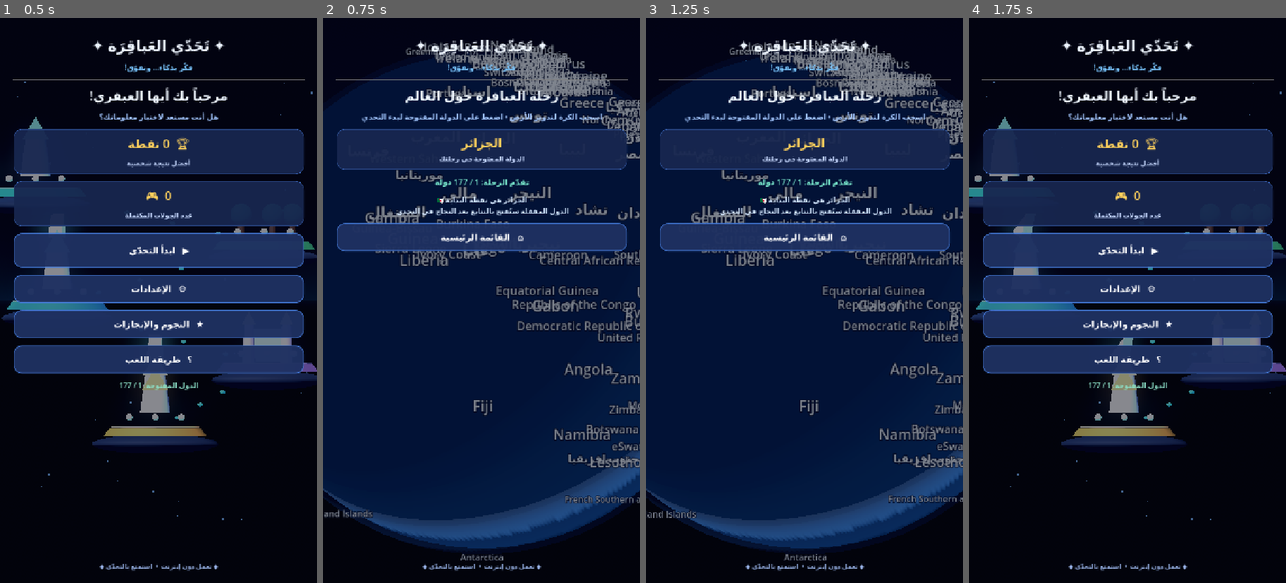
Above: before the commit, frames 1-4 (left to right).
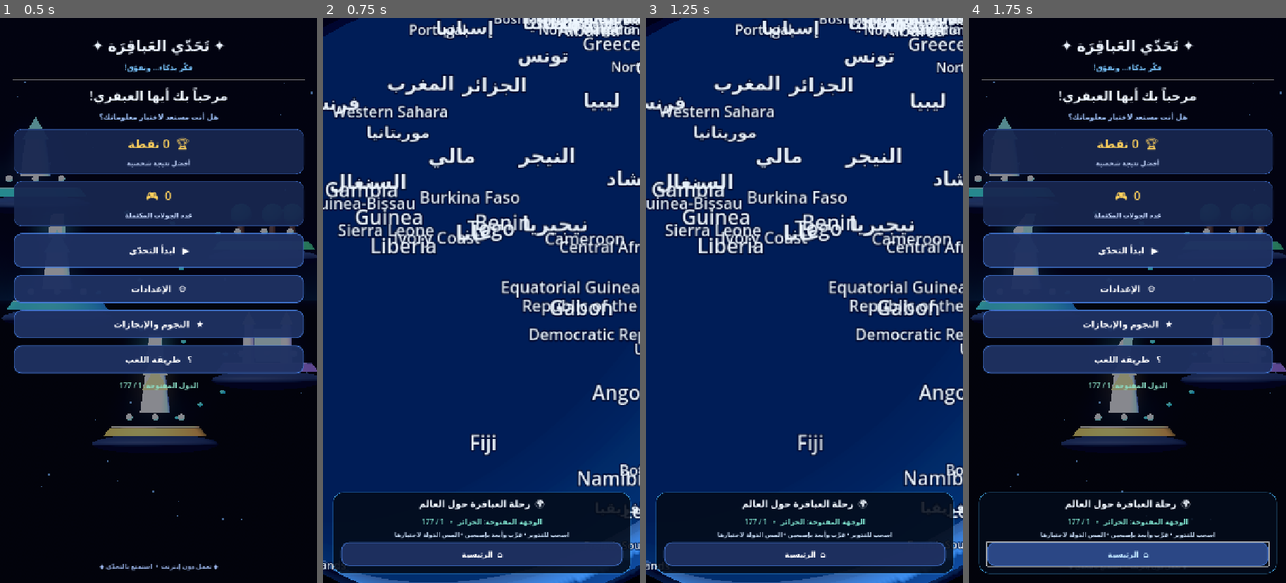
Above: after the commit, the same moments.

Repository: mahdialloui01-art/challenge-
Game: Godot game, scene res://scenes/main.tscn
Two runs of this game, one before a commit and one after it. Both use one fixed random seed, a clock stepped at 60 frames per second and the inputs below.
Inputs:
- Up to frame 1 (0.5 s): no input
- Up to frame 2 (0.75 s): click "▶ ابدأ التحدّي" at 0.5 s
- Up to frame 3 (1.25 s): no input
- Up to frame 4 (1.75 s): click "⌂ القائمة الرئيسية" (after the commit: "⌂ الرئيسية") at 1.25 s

Frame 1 is identical in both runs. In frame 2, 89% of the frame differs, in the area x 0-100%, y 0-100%; in frame 3, 89%; in frame 4, 5.5%.

Commit message:
Redesign globe screen HUD and add 3D aircraft arrival sequence

Diff:
--- a/scripts/main.gd
+++ b/scripts/main.gd
@@ -39,6 +39,8 @@
 
 var content: VBoxContainer
 var interface_root: Control
+var interface_margin: Control
+var globe_hud: Control
 var footer_label: Label
 var progress_label: Label
 var score_label: Label
@@ -414,6 +416,7 @@
     root.add_child(tint)
 
     var margin := MarginContainer.new()
+    interface_margin = margin
     margin.set_anchors_and_offsets_preset(Control.PRESET_FULL_RECT)
     margin.add_theme_constant_override("margin_left", 30)
     margin.add_theme_constant_override("margin_right", 30)
@@ -613,7 +616,7 @@
     if world_camera != null:
         if enabled:
             world_camera.projection = Camera3D.PROJECTION_PERSPECTIVE
-            world_camera.position = Vector3(0, 0, 9.2)
+            world_camera.position = Vector3(0, 0, 7.6)
             world_camera.fov = 43.0
         else:
             world_camera.projection = Camera3D.PROJECTION_ORTHOGONAL
@@ -624,6 +627,10 @@
             backdrop.visible = not enabled
     if world_globe != null:
         world_globe.visible = enabled
+    if interface_margin != null:
+        interface_margin.visible = not enabled
+    if interface_root != null and interface_root.get_child_count() > 0:
+        interface_root.get_child(0).visible = not enabled
 
 func _show_world_map() -> void:
     _clear_content()
@@ -634,25 +641,57 @@
         add_child(world_globe)
     world_globe.set_progress(unlocked_country_index)
     world_globe.visible = true
-    _add_heading("رحلة العباقرة حول العالم", "اسحب الكرة لتدوير الأرض • اضغط على الدولة المفتوحة لبدء التحدي")
+    if globe_hud != null and is_instance_valid(globe_hud):
+        globe_hud.queue_free()
+    globe_hud = PanelContainer.new()
+    globe_hud.set_anchors_preset(Control.PRESET_BOTTOM_WIDE)
+    globe_hud.offset_left = 22
+    globe_hud.offset_right = -22
+    globe_hud.offset_top = -206
+    globe_hud.offset_bottom = -22
+    globe_hud.mouse_filter = Control.MOUSE_FILTER_STOP
+    var hud_style := StyleBoxFlat.new()
+    hud_style.bg_color = Color(0.015, 0.045, 0.10, 0.88)
+    hud_style.border_color = Color(0.25, 0.62, 0.86, 0.78)
+    hud_style.set_border_width_all(1)
+    hud_style.set_corner_radius_all(22)
+    hud_style.content_margin_left = 18
+    hud_style.content_margin_right = 18
+    hud_style.content_margin_top = 12
+    hud_style.content_margin_bottom = 12
+    globe_hud.add_theme_stylebox_override("panel", hud_style)
+    var hud_box := VBoxContainer.new()
+    hud_box.add_theme_constant_override("separation", 7)
+    globe_hud.add_child(hud_box)
+    var title := Label.new()
+    title.text = "🌍  رحلة العباقرة حول العالم"
+    title.horizontal_alignment = HORIZONTAL_ALIGNMENT_CENTER
+    title.add_theme_font_size_override("font_size", 21)
+    title.add_theme_color_override("font_color", Color("#f1f7ff"))
+    hud_box.add_child(title)
     var next_country: String = str(world_globe.get_route_country_name(unlocked_country_index))
-    _add_stat_card("الدولة المفتوحة في رحلتك", next_country)
-    var progress_label := Label.new()
-    progress_label.text = "تقدّم الرحلة: %d / 177 دولة" % (unlocked_country_index + 1)
-    progress_label.horizontal_alignment = HORIZONTAL_ALIGNMENT_CENTER
-    progress_label.add_theme_font_size_override("font_size", 18)
-    progress_label.add_theme_color_override("font_color", Color("#78e6cb"))
-    content.add_child(progress_label)
+    var progress := Label.new()
+    progress.text = "الوجهة المفتوحة: %s   •   %d / 177" % [next_country, unlocked_country_index + 1]
+    progress.horizontal_alignment = HORIZONTAL_ALIGNMENT_CENTER
+    progress.add_theme_font_size_override("font_size", 16)
+    progress.add_theme_color_override("font_color", Color("#82e7d2"))
+    hud_box.add_child(progress)
     var hint := Label.new()
-    hint.text = "الجزائر هي نقطة البداية 🇩🇿\nالدول المقفلة ستُفتح بالتتابع بعد النجاح في التحدي."
+    hint.text = "اسحب للتدوير • قرّب وأبعد بإصبعين • المس الدولة لاختيارها"
     hint.horizontal_alignment = HORIZONTAL_ALIGNMENT_CENTER
-    hint.autowrap_mode = TextServer.AUTOWRAP_WORD_SMART
-    hint.add_theme_font_size_override("font_size", 16)
-    hint.add_theme_color_override("font_color", Color("#d5e8ff"))
-    content.add_child(hint)
-    var home := _make_button("⌂   القائمة الرئيسية")
+    hint.add_theme_font_size_override("font_size", 14)
+    hint.add_theme_color_override("font_color", Color("#c5d9f2"))
+    hud_box.add_child(hint)
+    var actions := HBoxContainer.new()
+    actions.add_theme_constant_override("separation", 10)
+    hud_box.add_child(actions)
+    var home := _make_button("⌂  الرئيسية")
+    home.size_flags_horizontal = Control.SIZE_EXPAND_FILL
+    home.custom_minimum_size.y = 54
+    home.add_theme_font_size_override("font_size", 17)
     home.pressed.connect(_show_main_menu)
-    content.add_child(home)
+    actions.add_child(home)
+    interface_root.add_child(globe_hud)
 
 func _on_country_tapped(index: int, code: String, name: String, unlocked: bool) -> void:
     if unlocked and index >= 0 and index <= unlocked_country_index:
@@ -698,7 +737,8 @@
 
     var sky := ColorRect.new()
     sky.set_anchors_and_offsets_preset(Control.PRESET_FULL_RECT)
-    sky.color = Color(0.008, 0.018, 0.052, 0.98)
+    sky.color = Color(0.008, 0.018, 0.052, 0.12)
+    sky.mouse_filter = Control.MOUSE_FILTER_IGNORE
     flight_layer.add_child(sky)
 
     var glow := ColorRect.new()
@@ -726,27 +766,62 @@
     flight_status.add_theme_color_override("font_color", Color(0.48, 0.82, 1.0))
     flight_layer.add_child(flight_status)
 
-    var aircraft := Label.new()
-    aircraft.text = "✈"
-    aircraft.position = Vector2(-150, 570)
-    aircraft.size = Vector2(150, 110)
-    aircraft.horizontal_alignment = HORIZONTAL_ALIGNMENT_CENTER
-    aircraft.vertical_alignment = VERTICAL_ALIGNMENT_CENTER
-    aircraft.add_theme_font_size_override("font_size", 76)
-    aircraft.add_theme_color_override("font_color", Color(0.95, 0.98, 1.0))
-    flight_layer.add_child(aircraft)
+    var aircraft := _make_cinematic_aircraft()
+    aircraft.position = Vector3(-8.5, 1.8, 0.0)
+    aircraft.scale = Vector3(0.28, 0.28, 0.28)
+    add_child(aircraft)
 
     var tween := create_tween()
     tween.set_parallel(true)
-    tween.tween_property(aircraft, "position", Vector2(720, 330), 2.1).set_trans(Tween.TRANS_CUBIC).set_ease(Tween.EASE_IN_OUT)
-    tween.tween_property(aircraft, "rotation", -0.16, 0.8)
+    tween.tween_property(aircraft, "position", Vector3(1.8, -0.8, 0.6), 2.4).set_trans(Tween.TRANS_CUBIC).set_ease(Tween.EASE_IN_OUT)
+    tween.tween_property(aircraft, "rotation", Vector3(0.12, 0.0, -0.22), 1.2)
+    tween.tween_property(aircraft, "scale", Vector3(0.72, 0.72, 0.72), 2.4).set_trans(Tween.TRANS_QUAD).set_ease(Tween.EASE_OUT)
+    tween.tween_property(world_camera, "position", Vector3(0.7, -0.2, 10.0), 2.4).set_trans(Tween.TRANS_CUBIC).set_ease(Tween.EASE_IN_OUT)
     tween.tween_property(glow, "modulate:a", 0.9, 1.0)
     tween.chain().tween_interval(0.25)
     tween.tween_callback(func():
         if is_instance_valid(flight_layer):
             flight_layer.queue_free()
+        if is_instance_valid(aircraft):
+            aircraft.queue_free()
+        world_camera.position = Vector3(0, 0, 12)
         _show_country_briefing()
     )
+
+
+func _make_cinematic_aircraft() -> Node3D:
+    var plane := Node3D.new()
+    plane.name = "CinematicAircraft"
+    var silver := StandardMaterial3D.new()
+    silver.albedo_color = Color("#dce8f2")
+    silver.metallic = 0.62
+    silver.roughness = 0.28
+    var dark := StandardMaterial3D.new()
+    dark.albedo_color = Color("#253b56")
+    dark.metallic = 0.48
+    dark.roughness = 0.34
+    var glass := StandardMaterial3D.new()
+    glass.albedo_color = Color("#4badd8")
+    glass.metallic = 0.25
+    glass.roughness = 0.16
+    glass.emission_enabled = true
+    glass.emission = Color("#123c58")
+    _aircraft_part(plane, BoxMesh.new(), Vector3(0, 0, 0), Vector3(0.22, 0.24, 2.45), silver)
+    _aircraft_part(plane, BoxMesh.new(), Vector3(0, 0.03, -0.05), Vector3(2.5, 0.075, 0.72), silver)
+    _aircraft_part(plane, BoxMesh.new(), Vector3(0, 0.11, -0.91), Vector3(0.95, 0.06, 0.38), silver)
+    _aircraft_part(plane, BoxMesh.new(), Vector3(0, 0.45, -0.96), Vector3(0.08, 0.7, 0.34), silver)
+    _aircraft_part(plane, SphereMesh.new(), Vector3(0, 0.16, 0.68), Vector3(0.15, 0.13, 0.48), glass)
+    _aircraft_part(plane, BoxMesh.new(), Vector3(-0.72, -0.05, -0.02), Vector3(0.34, 0.13, 0.78), dark)
+    _aircraft_part(plane, BoxMesh.new(), Vector3(0.72, -0.05, -0.02), Vector3(0.34, 0.13, 0.78), dark)
+    return plane
+
+func _aircraft_part(parent: Node3D, mesh_resource: Mesh, at: Vector3, dimensions: Vector3, material: Material) -> void:
+    var part := MeshInstance3D.new()
+    part.mesh = mesh_resource
+    part.position = at
+    part.scale = dimensions
+    part.material_override = material
+    parent.add_child(part)
 
 func _show_country_briefing() -> void:
     _clear_content()
